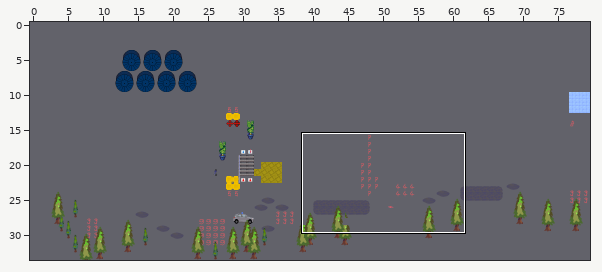
A Tiled map (JSON) gets an edit: maps/zl-outside.json. Above: a wide view before the commit, with the close-up outlined.
Close-up. The starting point:
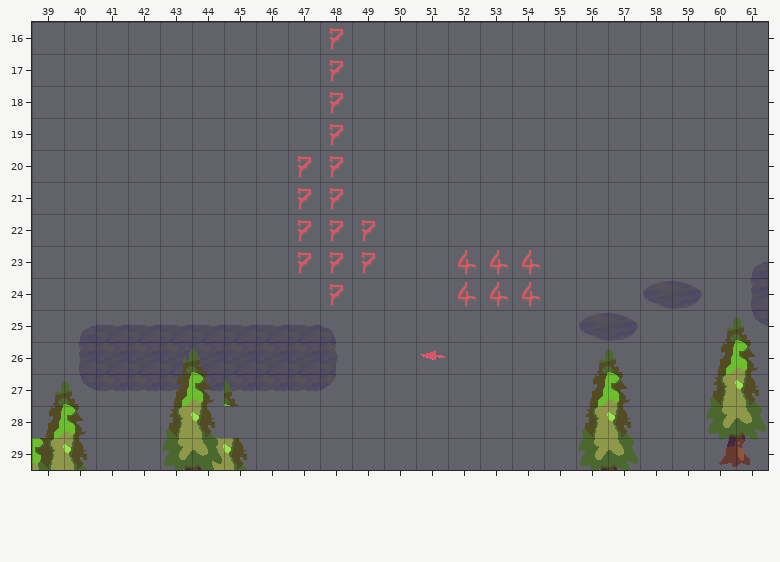
Cells are 32x32 px. Shown: x 39..61, y 16..29. The commit also changed other parts of the map, which this record leaves out.
The result:
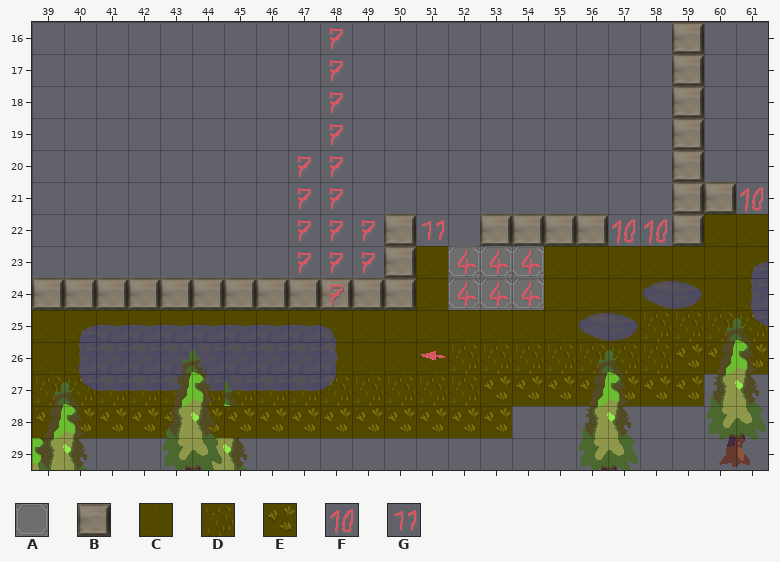
Key: from "floortileset": A 28, B 35, C 48, D 49, E 51; from "z-Labor": F 9, G 10.
_ is an empty cell.
Tiles of an added or newly shown layer are drawn over the layers below it.
Difference:
Layer "floor" (now shown):
The edit adds tile A in rows 23 to 24 at x 52 to 54.
The edit adds tile B in rows 16 to 20 at x 59; in row 21 at x 59 to 60; in row 22 at x 50, 53 to 56 and 59; in row 23 at x 50; in row 24 at x 39 to 50.
The edit adds tile C in row 22 at x 60 to 61; in rows 23 to 24 at x 51 and 55 to 61; in row 25 at x 39 to 57; in row 26 at x 39 to 40 and 48 to 51.
The edit adds tile D in row 25 at x 58 to 61; in row 26 at x 52 to 58; in row 27 at x 39 to 52.
The edit adds tile E in row 26 at x 59 to 61; in row 27 at x 53 to 59; in row 28 at x 39 to 53.
The edit adds tile F in row 21 at x 61; in row 22 at x 57 to 58.
The edit adds tile G in row 22 at x 51.
Where, in picture pixels (left, top, right, bottom), the same in both close-ups:
added: (32, 22, 768, 438)
